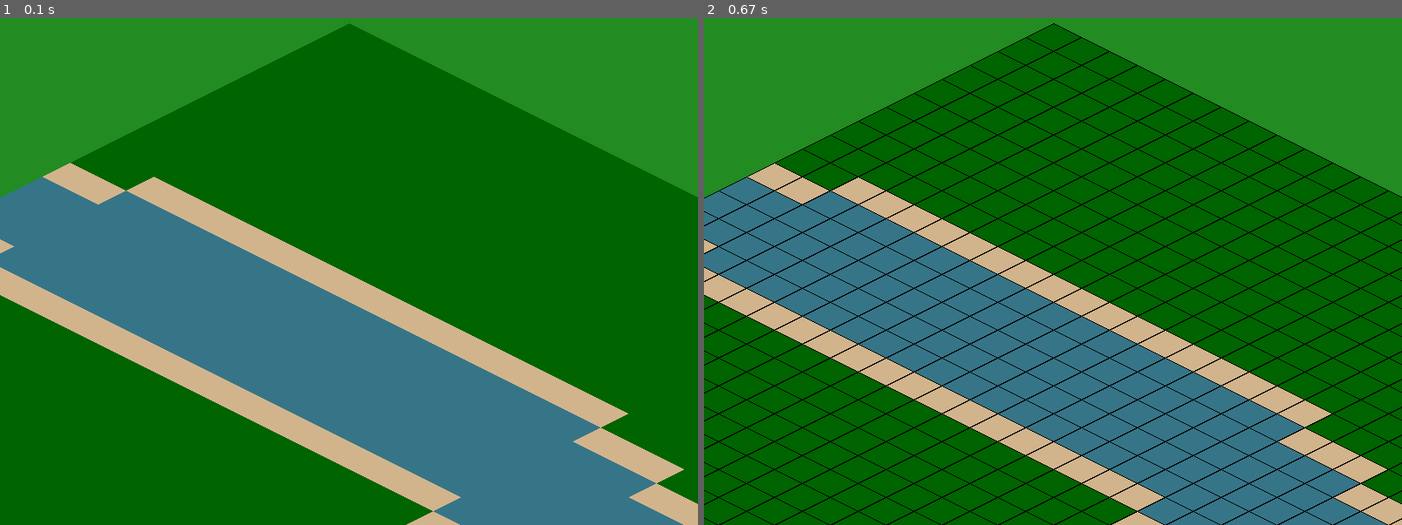
Above: before the commit, frames 1-2 (left to right).
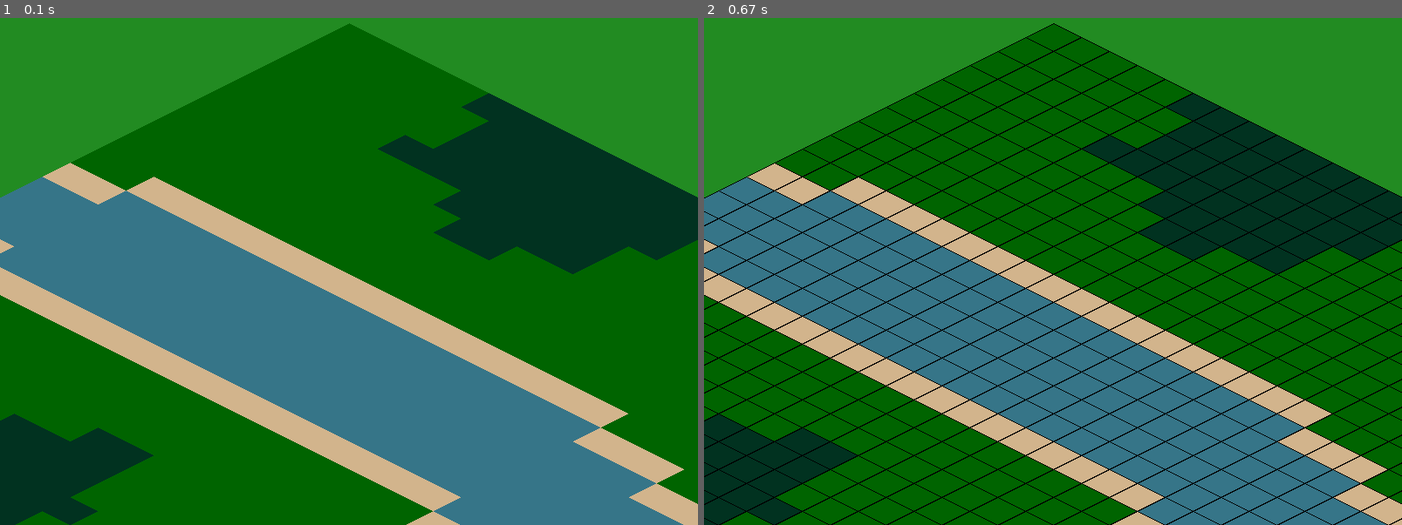
Above: after the commit, the same moments.

Repository: tdimnet/learn-pygame-by-doing
Game: pygame game, started from v1/app.py
Two runs of this game, one before a commit and one after it. Both use one fixed random seed, a clock stepped at 60 frames per second and the inputs below.
Inputs:
- Up to frame 1 (0.1 s): no input
- Up to frame 2 (0.67 s): tap T at 0.33 s

The runs differ from the first frame. In frame 1, 11% of the frame differs, in the area x 0-100%, y 14-100%; in frame 2, 11%.

Commit message:
Draw forest

Diff:
--- a/v1/app.py
+++ b/v1/app.py
@@ -1,6 +1,8 @@
+from re import I
 import sys
 import pygame
 import random
+import math
 
 
 SCREEN_WIDTH = 800
@@ -20,6 +22,8 @@
 # Theme
 MAIN_BACKGROUND_COLOR = (34, 139, 34)
 TILE_BACKGROUND_COLOR = (0, 100, 0)
+FOREST_BACKGROUND_COLOR = (1, 50, 32)
+MOUNTAIN_BACKGROUND_COLOR = (100, 65, 23)
 WHITE = (0, 0, 0)
 WATER = (54, 117, 136)
 SAND = (210, 180, 140)
@@ -163,6 +167,43 @@
         map_data[x][y] = "sand"
 
 
+def generate_forest(
+        map_data,
+        forest_count=3,
+        min_radius=3,
+        max_radius=6):
+    width = len(map_data)
+    height = len(map_data[0])
+
+    for _ in range(forest_count):
+        attemps = 0
+        while attemps < 20:
+            cx = random.randint(0, width - 1)
+            cy = random.randint(0, height - 1)
+
+            if map_data[cx][cy] == "grass":
+                break
+            attemps += 1
+        else:
+            continue
+
+        radius = random.randint(min_radius, max_radius)
+
+        for x in range(cx - radius, cx + radius + 1):
+            for y in range(cy - radius, cy + radius + 1):
+                if not (0 <= x < width and 0 <= y < height):
+                    continue
+
+                if map_data[x][y] != "grass":
+                    continue
+
+                dist = math.hypot(x - cx, y - cy)
+                noise = random.uniform(-0.5, 0.8)
+
+                if dist <= radius + noise:
+                    map_data[x][y] = "forest"
+
+
 def main():
     pygame.init()
     screen = pygame.display.set_mode((SCREEN_WIDTH, SCREEN_HEIGHT))
@@ -182,6 +223,7 @@
     map_data = generate_empty_map(GRID_WIDTH, GRID_HEIGHT)
     generate_river(map_data)
     generate_sand(map_data)
+    generate_forest(map_data)
 
     show_lines = False
     show_hover = False
@@ -249,6 +291,8 @@
                     color = WATER
                 elif tile_type == "sand":
                     color = SAND
+                elif tile_type == "forest":
+                    color = FOREST_BACKGROUND_COLOR
                 elif gx == hover_gx and gy == hover_gy and show_hover:
                     color = (200, 200, 50)
                 else:
